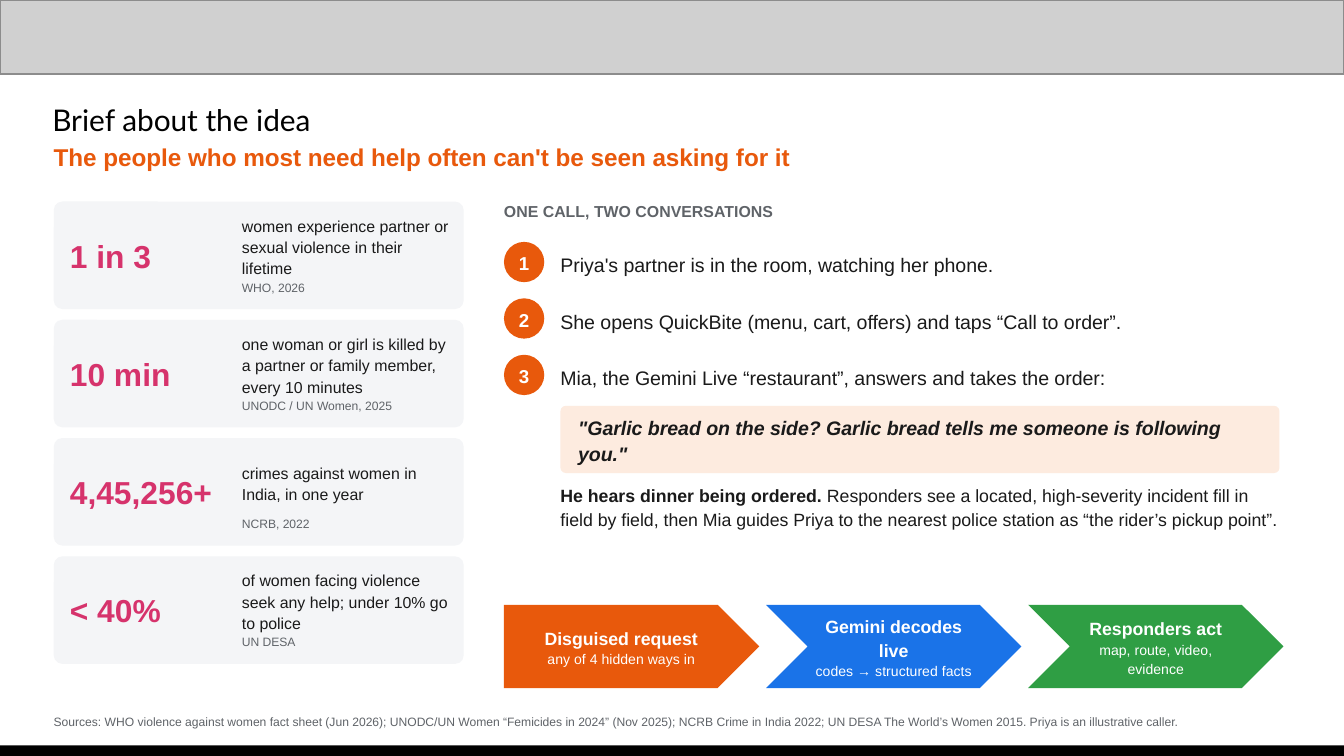
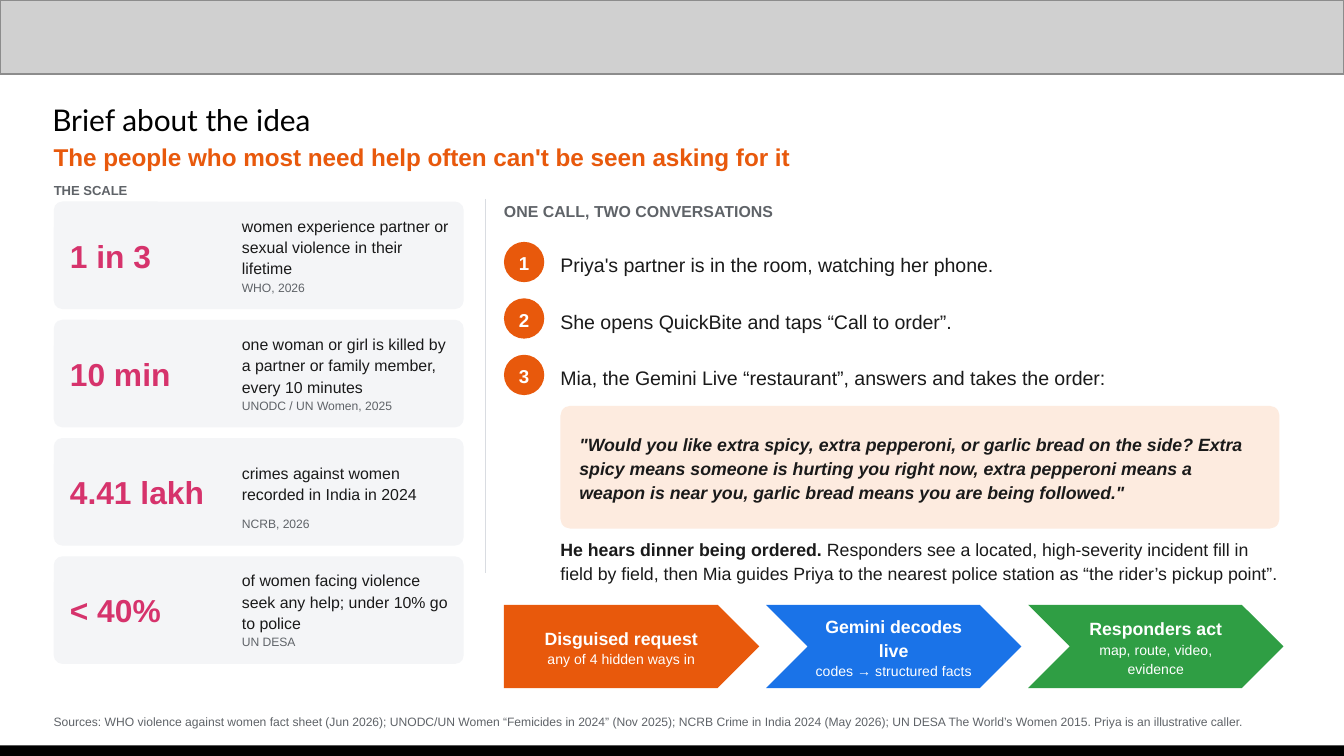
Before and after one commit to Jeevanvsan/ai_builder_hack, a slide deck: slide 2 of deck/QuickBite_Submission_Deck_NexMind_v2.pptx. Drawn at 1344x756 pixels with LibreOffice and Linux fonts; fonts in the diff are those of the drawing; grey boxes stand for pictures. Boxes give left, top, right and bottom in pixels: in the first picture for what was removed or moved away, otherwise in the second. Text is boxed around its words. In the diff, an @@ line names an element or a change of style, - is before the commit and + after.

```diff
--- a/deck/QuickBite_Submission_Deck_NexMind_v2.pptx
+++ b/deck/QuickBite_Submission_Deck_NexMind_v2.pptx
@@ text added at box(54, 186, 127, 195), 7 pt, text #5F6368, bold @@
+THE SCALE
@@ line added from (485, 199) to (485, 574), #D9DCE1 0.5 pt @@
@@ text at box(560, 314, 952, 333): text changed @@
-She opens QuickBite (menu, cart, offers) and taps “Call to order”.
+She opens QuickBite and taps “Call to order”.
@@ rounded rectangle ""Would you like extra spicy, ...": place and size @@
-rounded rectangle ""Would you like extra spicy, ..." at box(560, 406, 1279, 473)
+rounded rectangle ""Would you like extra spicy, ..." at box(560, 406, 1279, 528)
@@ text in rounded rectangle at box(579, 438, 1242, 503): text changed; size 10.5 to 9.5 pt @@
-"Garlic bread on the side? Garlic bread tells me someone is following you."
+"Would you like extra spicy, extra pepperoni, or garlic bread on the side? Extra spicy means someone is hurting you right now, extra pepperoni means a weapon is near you, garlic bread means you are being followed."
@@ text at box(242, 467, 416, 500): text changed @@
-crimes against women in India, in one year
+crimes against women recorded in India in 2024
@@ text at box(70, 481, 204, 505): text changed @@
-4,45,256+
+4.41 lakh
@@ text at box(242, 519, 310, 530): text changed @@
-NCRB, 2022
+NCRB, 2026
@@ text "He hears dinner being ordered. ...": place and size @@
-text "He hears dinner being ordered. ..." at box(560, 489, 1277, 530)
+text "He hears dinner being ordered. ..." at box(560, 543, 1277, 584)
@@ text at box(54, 717, 1243, 729): text changed @@
-Sources: WHO violence against women fact sheet (Jun 2026); UNODC/UN Women “Femicides in 2024” (Nov 2025); NCRB Crime in India 2022; UN DESA The World’s Women 2015. Priya is an illustrative caller.
+Sources: WHO violence against women fact sheet (Jun 2026); UNODC/UN Women “Femicides in 2024” (Nov 2025); NCRB Crime in India 2024 (May 2026); UN DESA The World’s Women 2015. Priya is an illustrative caller.
```
Also in this commit, not shown: 5 other slides changed, 1 slide added, 1 slide removed, 26 other files.
